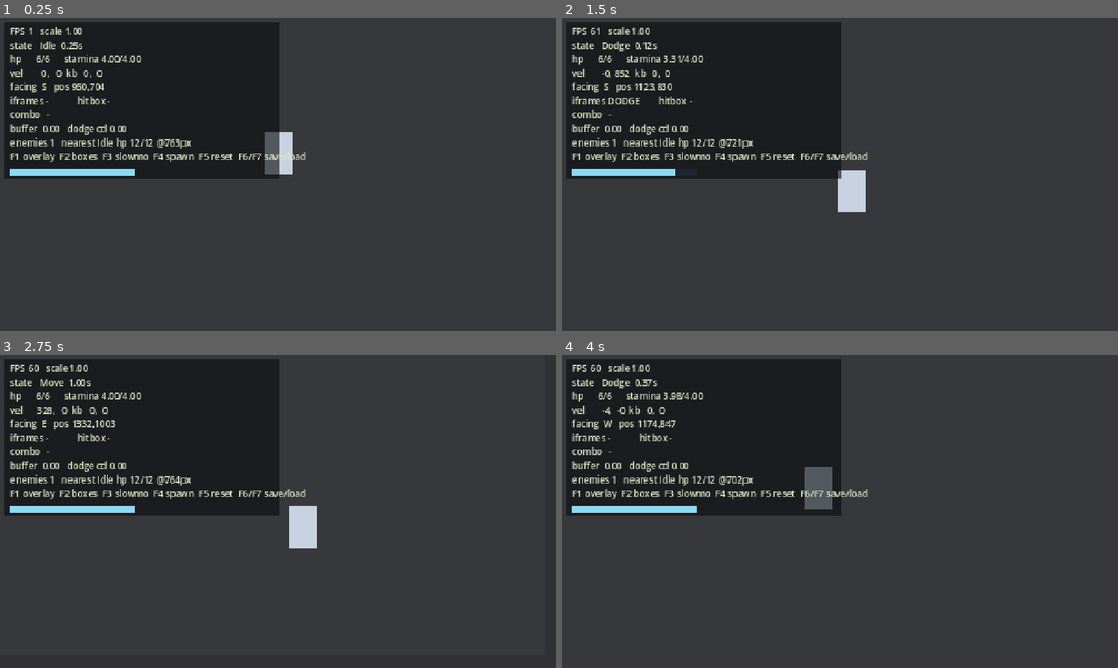
Above: before the commit, frames 1-4 (two rows, left to right).
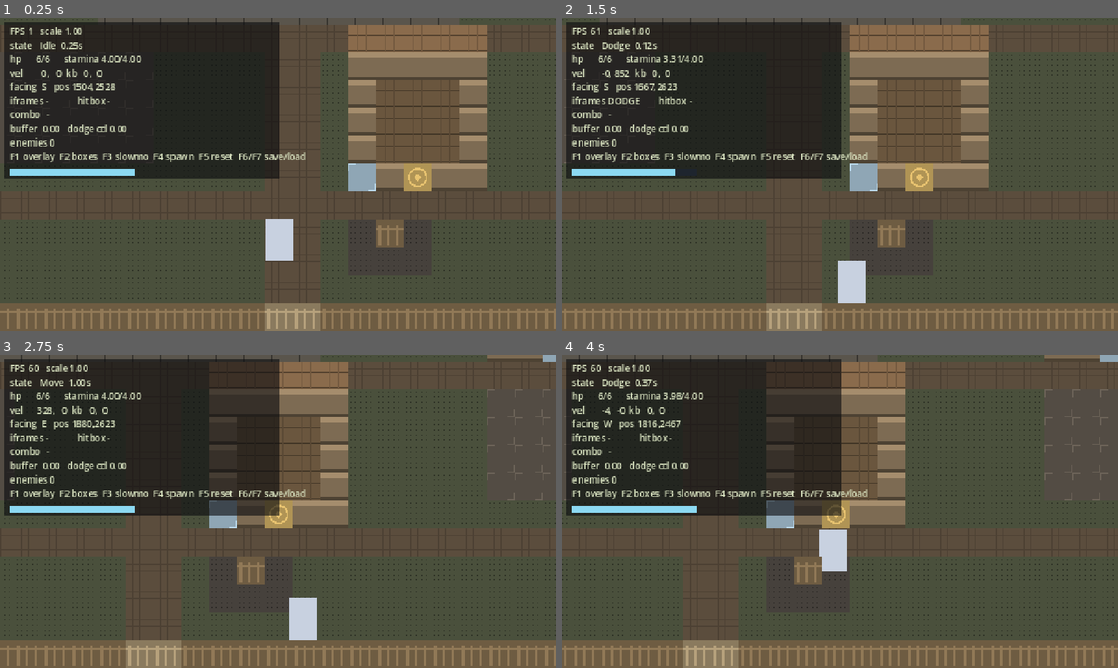
Above: after the commit, the same moments.

Repository: as8596/blightfall
Game: Godot game, scene res://levels/ambry/ambry_level.tscn
The game is run twice, just before and just after one commit, with the same random seed, the same clock (stepped at 60 frames per second) and the same inputs. Before the commit the project starts from res://levels/prototype/prototype_room.tscn.
Inputs:
- Up to frame 1 (0.25 s): no input
- Up to frame 2 (1.5 s): tap Enter at 0.5 s; hold D (move_right) 0.53-1.28 s; hold J (attack) 0.53-1.28 s; hold S (move_down) from 1.28 s (still down); tap Space (dodge) at 1.35 s
- Up to frame 3 (2.75 s): release S (move_down) at 2.03 s; hold D (move_right) from 2.03 s (still down); tap K (tool) at 2.1 s
- Up to frame 4 (4 s): release D (move_right) at 2.78 s; hold W (move_up) 2.78-3.53 s; tap J (attack) at 2.85 s; hold A (move_left) from 3.53 s (still down); tap Space (dodge) at 3.6 s

The runs differ from the first frame. In frame 1, 38% of the frame differs, in the area x 0-100%, y 0-100%; in frame 2, 37%; in frame 3, 40%; in frame 4, 40%.

Commit message:
Boot into Ambry, and document the first-run import trap
F5 now opens the village rather than the M1 combat box. The prototype room was
the main scene because it was once the only scene; Ambry is the thing worth
looking at now. The combat prototype is unchanged and still the M1 test bed —
open it and press F6.

Worth stating plainly: Ambry has no enemies, on purpose (GDD §7), so F5 no
longer drops you into a fight. One line to swap back if combat becomes the
focus again.

README also gains the controls, which were written down nowhere, and the
first-run failure this cost an evening to diagnose: Godot builds `.godot/` when
it first opens a project *in the editor*, and that cache is gitignored, so a
fresh clone has none. Running the game before the editor has imported creates a
half-built cache that then never rebuilds — every class_name fails to resolve
and the scene loads with no player in it. The fix is to delete `.godot/` and
reopen the editor.

Co-Authored-By: Claude Opus 5 <noreply@anthropic.com>
Claude-Session: https://claude.ai/code/session_01WGRNsky2EarY8ooktQdibJ

Diff:
--- a/project.godot
+++ b/project.godot
@@ -8,7 +8,7 @@
 
 config/name="Blightfall"
 config/description="Top-down action RPG. M1 combat prototype."
-run/main_scene="res://levels/prototype/prototype_room.tscn"
+run/main_scene="res://levels/ambry/ambry_level.tscn"
 config/features=PackedStringArray("4.6", "GL Compatibility")
 config/icon="res://icon.svg"
 
Not shown, changed: README.md
